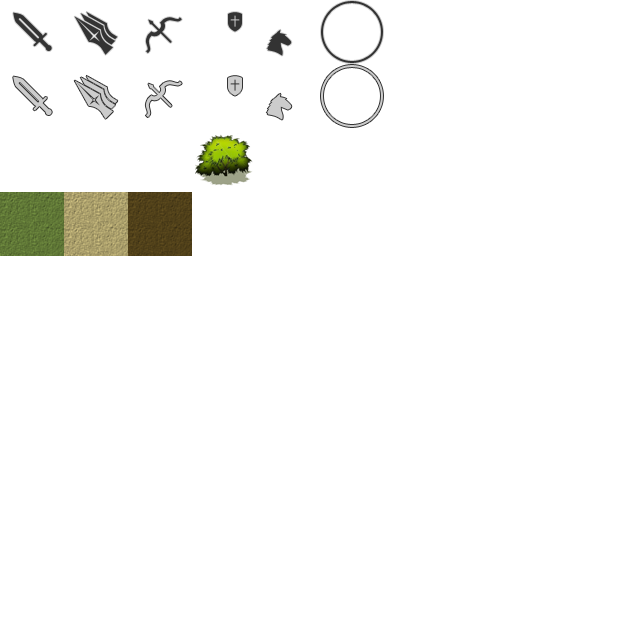
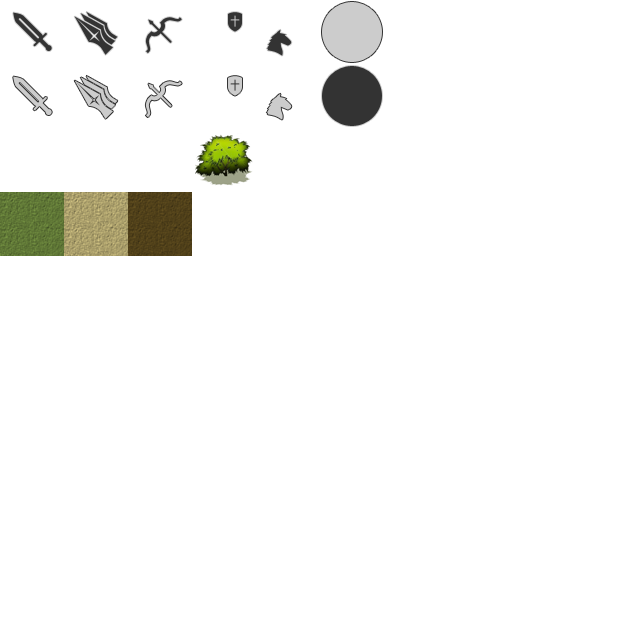
Layers edited between the first and the second 640px x 640px image:
painted on "Shape 9 copy" over [321, 2, 383, 127]
painted on "Shape 9" over [321, 1, 383, 126]
